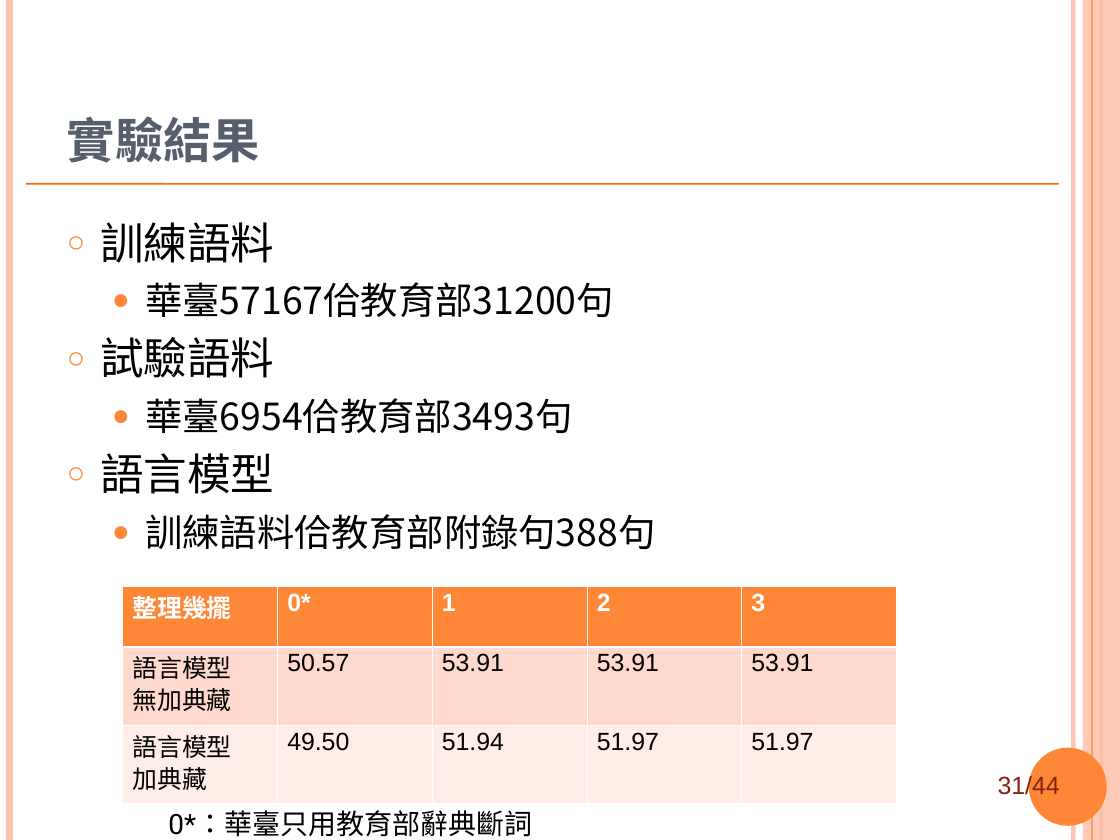
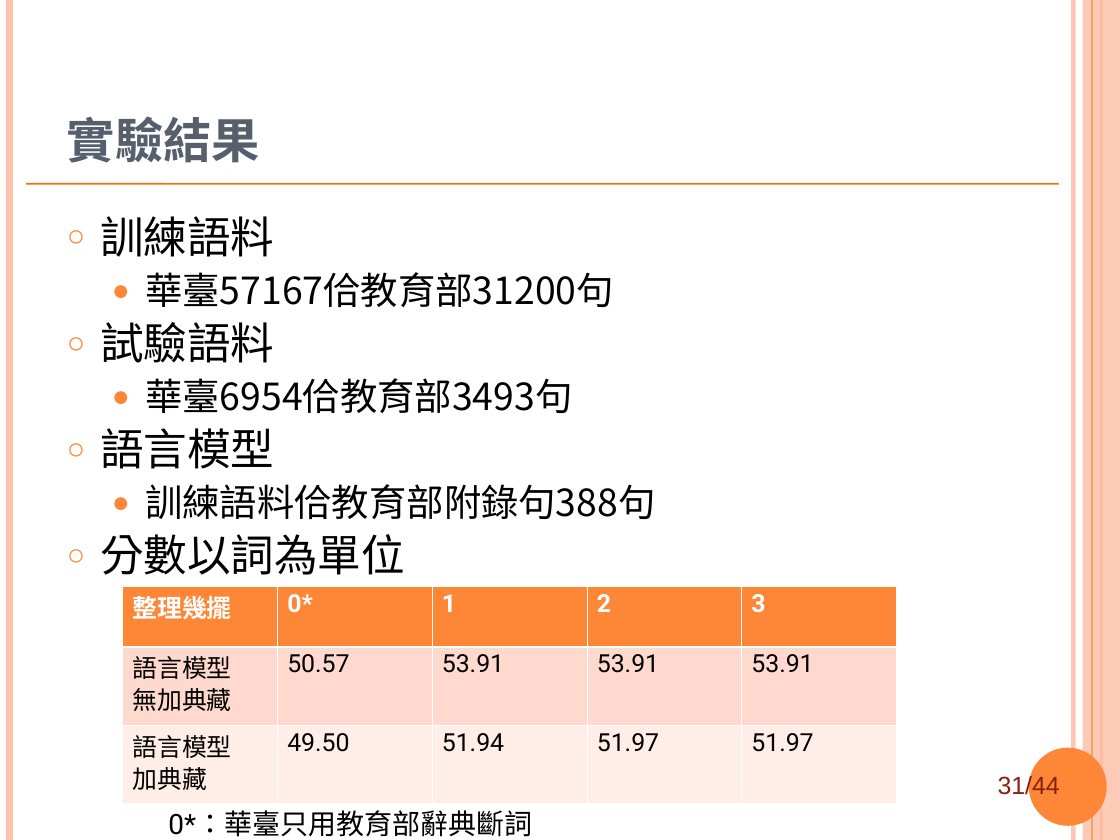
Before and after one commit to sih4sing5hong5/po3-ko3_tau5-iann2-phinn3, a slide deck: slide 31 of 翻譯報告.ppt. Drawn at 1120x840 pixels with LibreOffice and Linux fonts; fonts in the diff are those of the drawing; background and template pictures are left out. Boxes give left, top, right and bottom in pixels: in the first picture for what was removed or moved away, otherwise in the second. Text is boxed around its words. In the diff, an @@ line names an element or a change of style, - is before the commit and + after.

Commit message:
加新實驗數據 丞宏

```diff
--- a/翻譯報告.ppt
+++ b/翻譯報告.ppt
@@ text at [100,216,655,519]: line spacing 1 to 0.9 @@
@@ text at [100,534,405,575]: paragraph added @@
+○ 分數以詞為單位
@@ table at [122,587,895,804] @@
@@ font Arial to Roboto @@
```
Also in this commit, not shown: 7 other slides changed.
